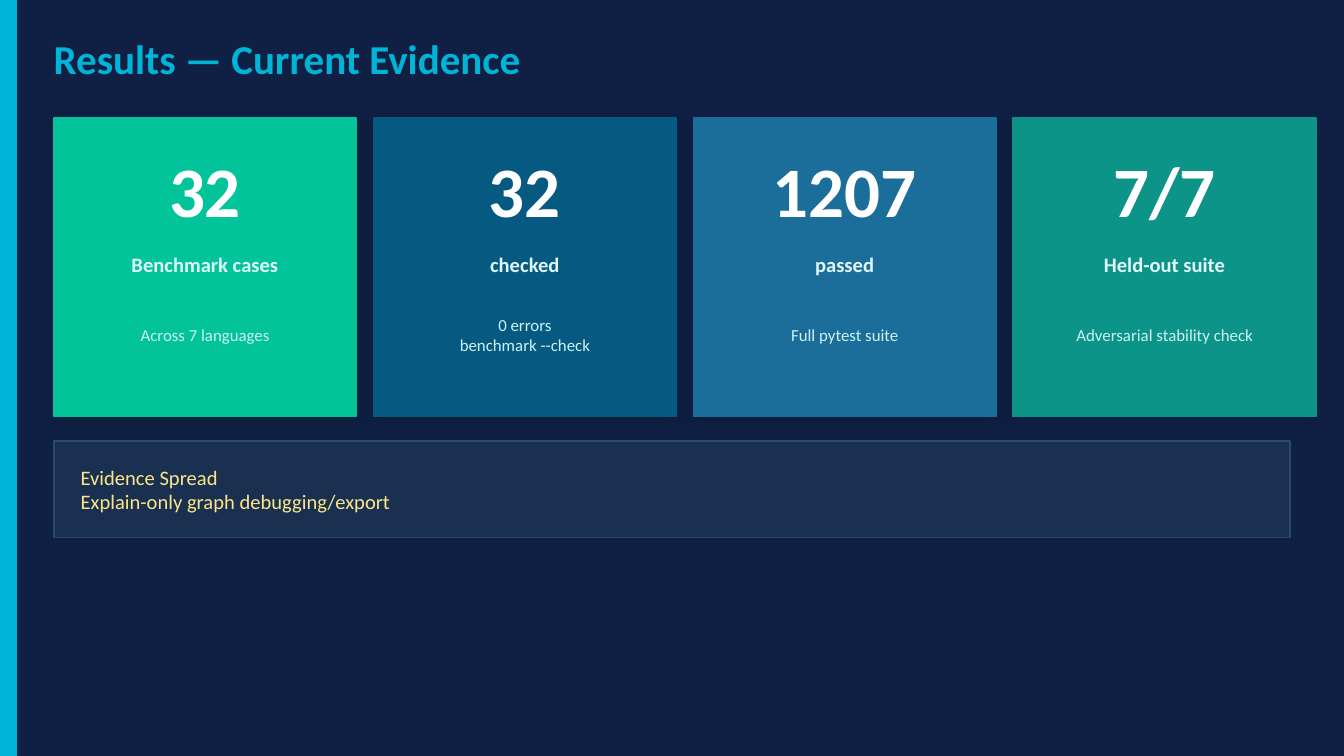
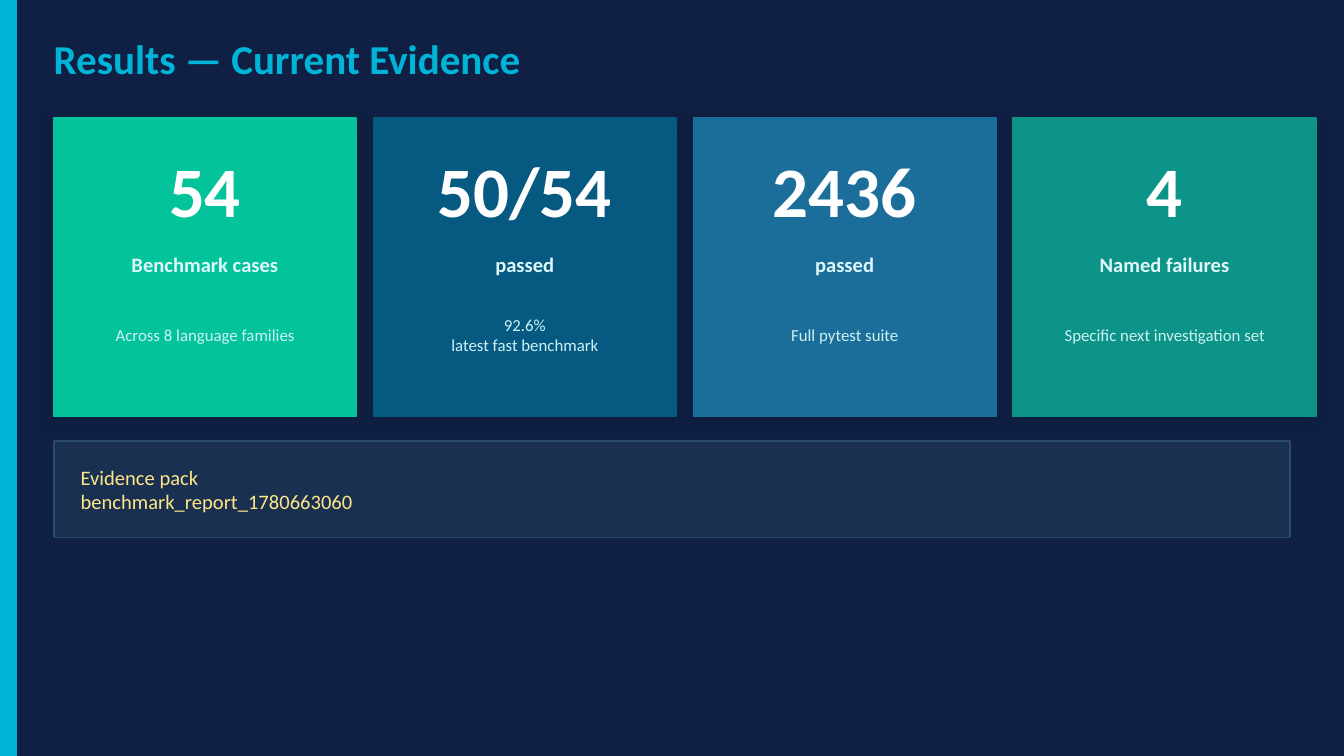
Before and after one commit to huuduyle07-ops/idk-what-is-this--, a slide deck: slide 10 of project presentation (tmp)/CATTUS_Presentation.pptx. Drawn at 1344x756 pixels with LibreOffice and Linux fonts; fonts in the diff are those of the drawing. Boxes give left, top, right and bottom in pixels: in the first picture for what was removed or moved away, otherwise in the second. Text is boxed around its words. In the diff, an @@ line names an element or a change of style, - is before the commit and + after.

Commit message:
presentaion evidence

```diff
--- a/project presentation (tmp)/CATTUS_Presentation.pptx
+++ b/project presentation (tmp)/CATTUS_Presentation.pptx
@@ text at [169,171,241,218]: text changed @@
-32
+54
@@ text at [438,167,612,221]: text changed @@
-32
+50/54
@@ text at [773,168,917,218]: text changed @@
-1207
+2436
@@ text at [1147,171,1183,217]: text changed @@
-7/7
+4
@@ text at [495,257,554,276]: text changed @@
-checked
+passed
@@ text at [1100,257,1229,272]: text changed @@
-Held-out suite
+Named failures
@@ text at [116,329,295,344]: text changed @@
-Across 7 languages
+Across 8 language families
@@ text at [451,319,598,351]: text changed @@
-0 errors
-benchmark --check
+92.6%
+latest fast benchmark
@@ text at [1065,329,1264,344]: text changed @@
-Adversarial stability check
+Specific next investigation set
@@ text at [81,470,353,513]: text changed @@
-Evidence Spread
-Explain-only graph debugging/export
+Evidence pack
+benchmark_report_1780663060
```
Also in this commit, not shown: 2 other slides changed, 23 other files.
